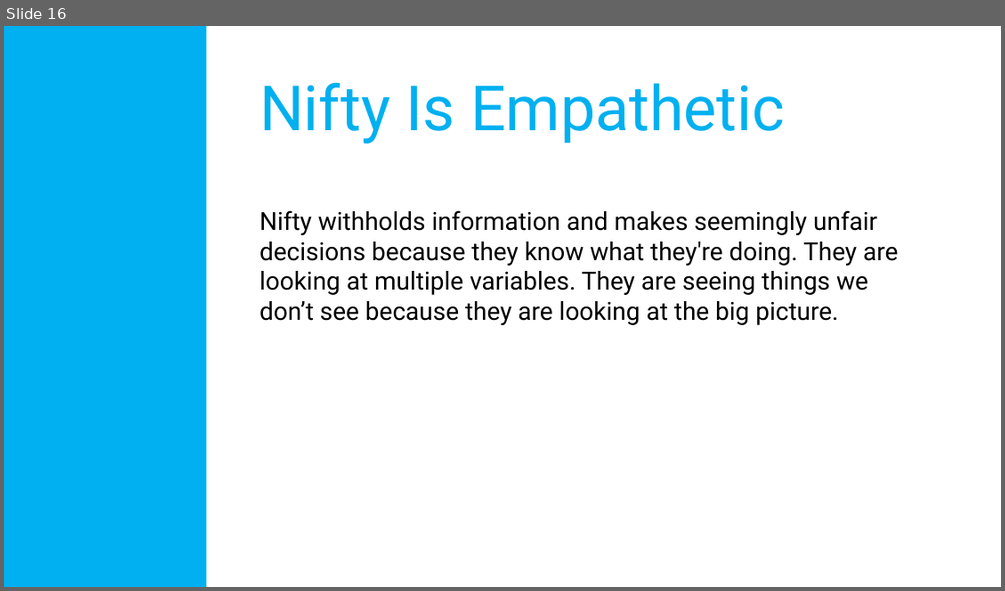
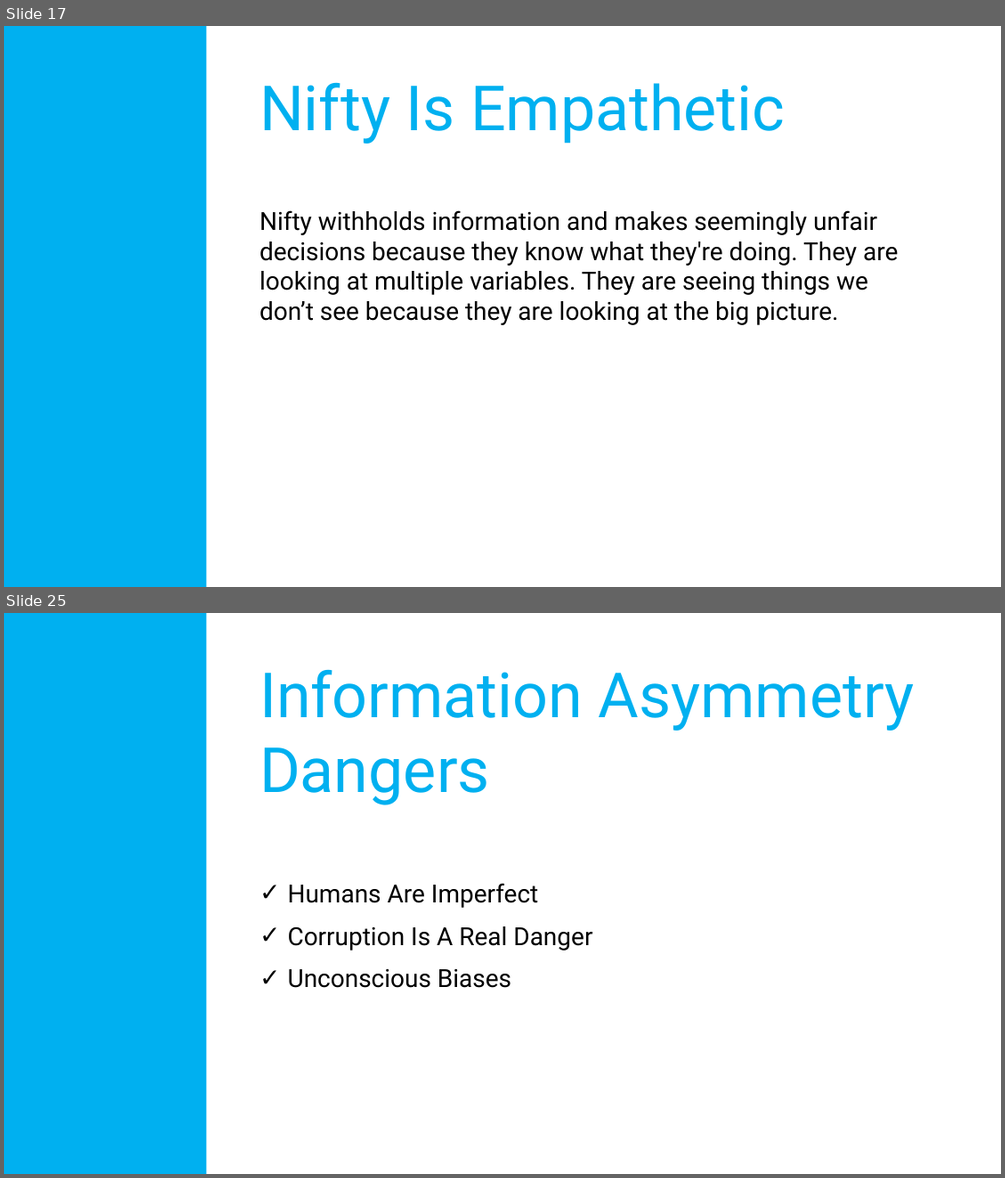
Before and after one commit to amadorchavez/amadorchavez.github.io, a slide deck: nifty/Culture.Values.pptx. Shown one above the other, each under a label of ours: slide 16 before the commit, slides 17 and 25 after it; the slides between them are not shown. The pictures are 1005x591 and 1005x1178 pixels, drawn with LibreOffice and Linux fonts; fonts in the diff are those of the drawing. Boxes give left, top, right and bottom in pixels: in the first picture for what was removed or moved away, otherwise in the second. Text is boxed around its words. In the diff, an @@ line names an element or a change of style, - is before the commit and + after.

```diff
--- a/nifty/Culture.Values.pptx
+++ b/nifty/Culture.Values.pptx
@@ slide 25 added at [4, 613, 1001, 1174], background #FFFFFF @@
@@ rectangle added at [4, 613, 207, 1174], fill #00B0F0 @@
@@ text added at [259, 669, 914, 805], 60 pt, text #00B0F0 @@
+Information Asymmetry Dangers
@@ text added at [288, 883, 592, 988], 24 pt, text #000000 @@
+✓ Humans Are Imperfect
+✓ Corruption Is A Real Danger
+✓ Unconscious Biases
@@ what was slide 16 is now slide 17 @@
```
Also in this commit, not shown: 12 slides changed, 16 other slides added, 2 slides removed, 49 other files.
